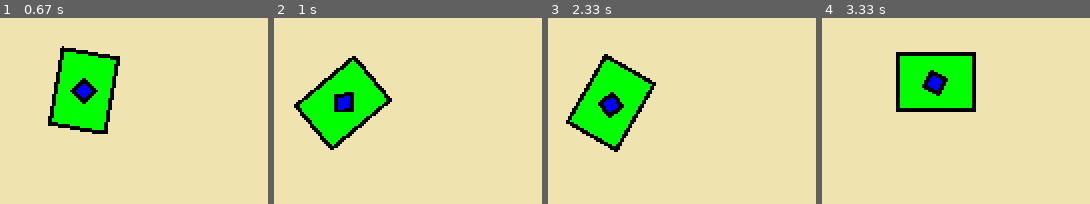
Above: before the commit, frames 1-4 (left to right).
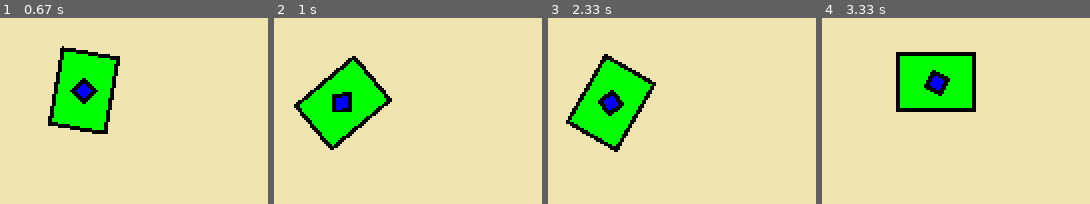
Above: after the commit, the same moments.

Repository: Keksfabrik-glitch/Panzerkiste
Game: pygame game, started from panzer.py
Two runs of this game, one before a commit and one after it. Both use one fixed random seed, a clock stepped at 60 frames per second and the inputs below.
Inputs (mouse positions are in pixels of both pictures, inside the frame that each line leads up to):
- Up to frame 1 (0.67 s): hold D from 0.33 s (still down); move the mouse to (26, 144) at 0.37 s
- Up to frame 2 (1 s): release D at 0.8 s; hold W from 0.83 s (still down); move the mouse to (outside the picture) at 0.87 s
- Up to frame 3 (2.33 s): release W at 1.13 s; hold D 1.17-1.63 s; move the mouse to (639, 168) at 1.2 s; hold A 1.67-2.2 s; move the mouse to (outside the picture) at 1.7 s; hold S from 2.23 s (still down); move the mouse to (outside the picture) at 2.27 s
- Up to frame 4 (3.33 s): release S at 2.53 s; hold A 2.57-2.97 s; move the mouse to (outside the picture) at 2.6 s; hold W from 3 s (still down); move the mouse to (outside the picture) at 3.03 s

Frame 1 is identical in both runs. In frame 2, 0.3% of the frame differs, in the area x 21-30%, y 39-51%; in frame 3, 0.3%, in the area x 18-29%, y 38-54%; in frame 4, 0.3%.

Commit message:
Update panzer.py

Diff:
--- a/panzer.py
+++ b/panzer.py
@@ -74,10 +74,14 @@
 #IGNORIEREN NUR DAMIT MAN ES VISUELL SIEHT
 
 player = Player((400, 300))
+# Definiere Kanone
+kanone = pygame.Surface((panzer_größe / 4, panzer_größe / 4), pygame.SRCALPHA)
+kanone.fill(BLAU)
+pygame.draw.rect(kanone, SCHWARZ, (0, 0, panzer_größe / 4, panzer_größe / 4), 2)
 # Definiere den Turm
-unten = pygame.Surface((panzer_größe / 4, panzer_größe / 4), pygame.SRCALPHA)
-unten.fill(BLAU)
-pygame.draw.rect(unten, SCHWARZ, (0, 0, panzer_größe / 4, panzer_größe / 4), 2)
+turm = pygame.Surface((panzer_größe / 4, panzer_größe / 4), pygame.SRCALPHA)
+turm.fill(BLAU)
+pygame.draw.rect(turm, SCHWARZ, (0, 0, panzer_größe / 4, panzer_größe / 4), 2)
 # Zeichne den Unteren (rotierend)
 panzer_surface = pygame.Surface((panzer_größe-(panzer_größe/4), panzer_größe), pygame.SRCALPHA)
 panzer_surface.fill(GRÜN)
@@ -97,8 +101,8 @@
         richtung = richtung.normalize()  # auf Länge 1 bringen
     winkel = -richtung.angle_to(pygame.Vector2(1, 0))
 
-    # Zur Maus drehen
-    rotiert = pygame.transform.rotate(unten, -winkel)
+    # Drehe den Turm
+    rotiert = pygame.transform.rotate(turm, -winkel)
     neu_rect = rotiert.get_rect(center=player.position)
 
     # Steuerung
@@ -116,14 +120,20 @@
 
     for pos in player.mienenPos:
         miene = pygame.draw.circle(screen, ROT, (pos.x,pos.y), 8)
-    #Drehen
+    #Drehe das untere
     gedreht = pygame.transform.rotate(panzer_surface, -player.richtung)
     gedreht_rect = gedreht.get_rect(center=player.position)
+    #Drehe die Kanone
+    drehen = pygame.transform.rotate(kanone, -winkel)
+    neu_rect = rotiert.get_rect(center=player.position)
     # Zeichne den Unterteil
     screen.blit(gedreht, gedreht_rect.topleft)
 
     # Das blaue Quadrat im Zentrum des Panzers
-    screen.blit(rotiert, neu_rect.topleft)  # Das rotiert in der Mitte des grünen Panzers bleibt
+    screen.blit(rotiert, neu_rect.topleft)
+
+    #Zeichne die Kanone
+    screen.blit(drehen, neu_rect.topleft)
 
     pygame.display.flip()
     clock.tick(60)
